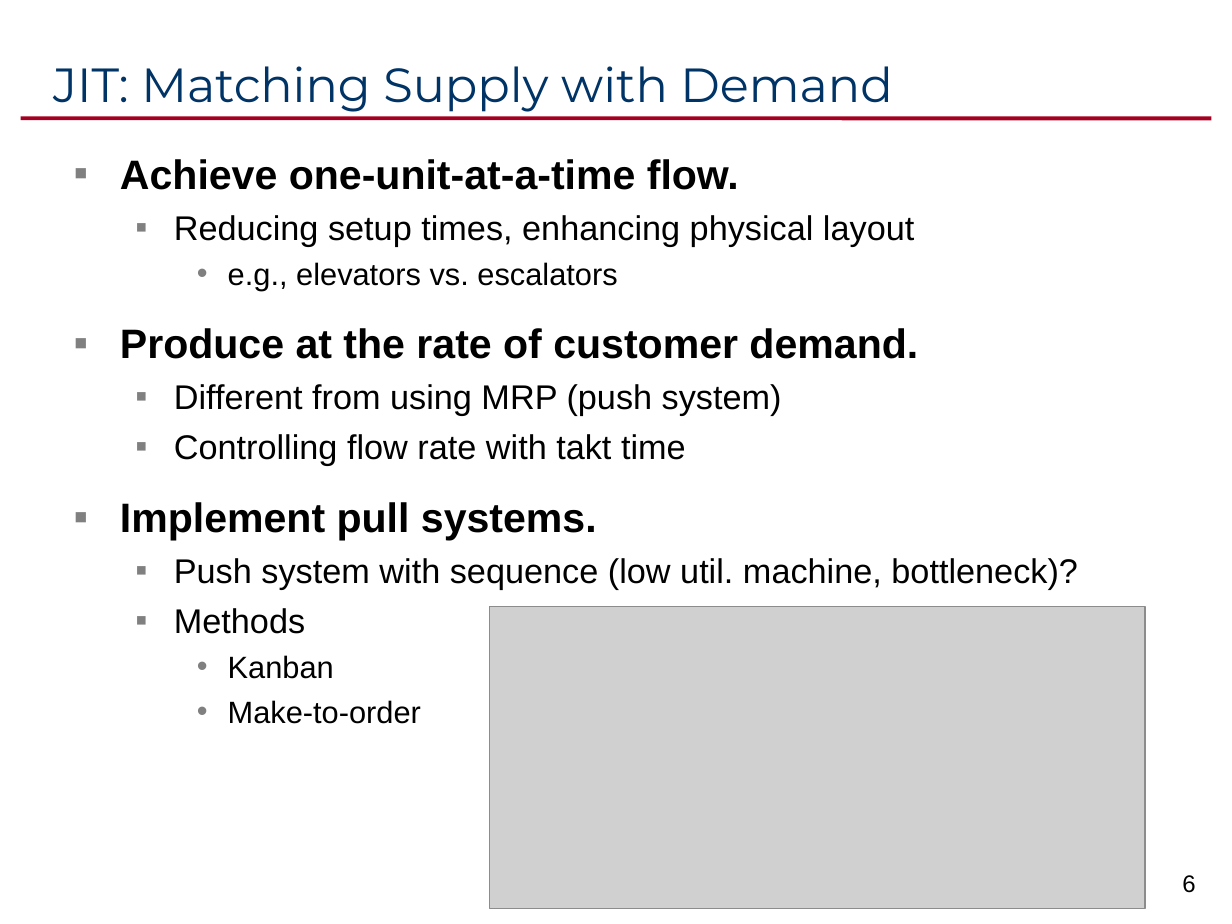
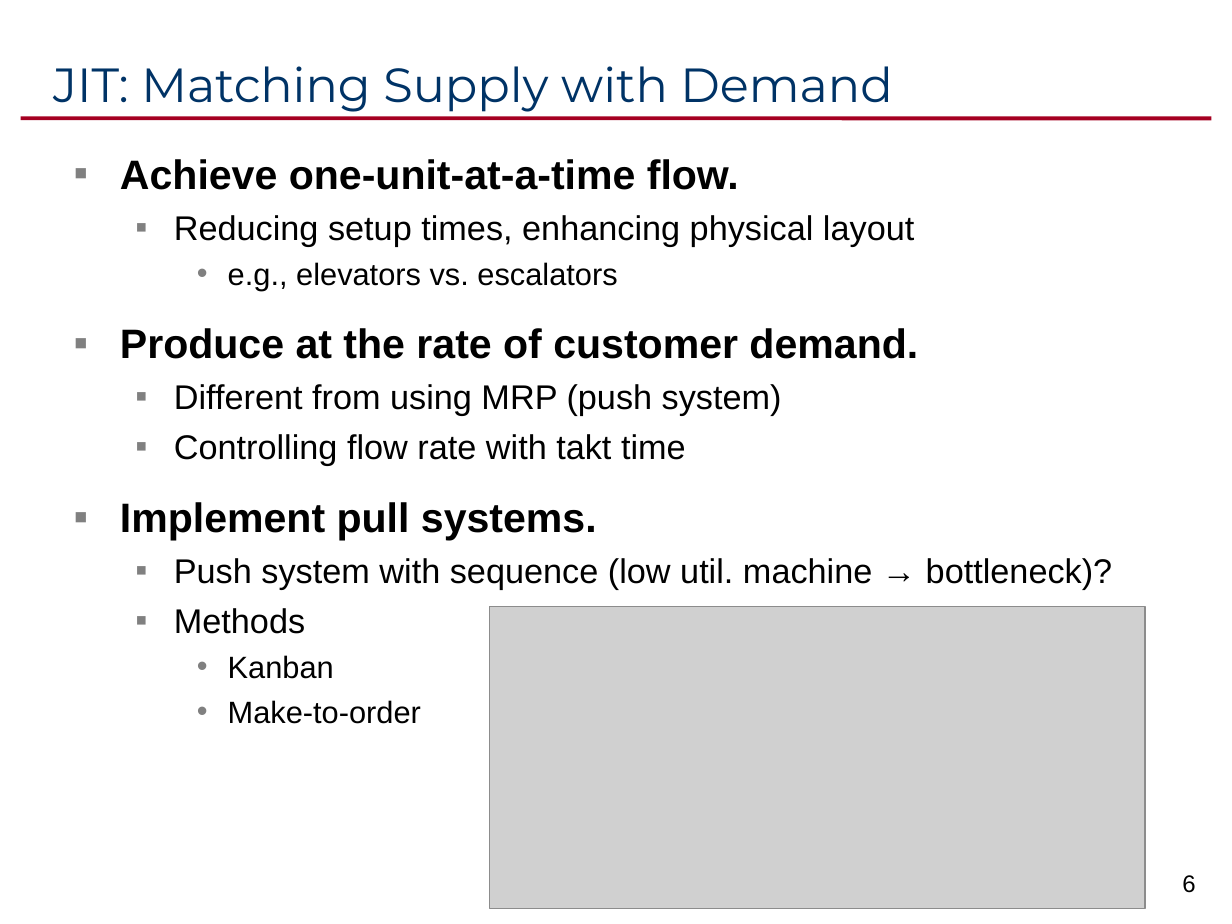
Before and after one commit to ikelab/courses, a slide deck: slide 6 of pm2016/c11.ppt. Drawn at 1232x924 pixels with LibreOffice and Linux fonts; fonts in the diff are those of the drawing; grey boxes stand for pictures. Boxes give left, top, right and bottom in pixels: in the first picture for what was removed or moved away, otherwise in the second. Text is boxed around its words. In the diff, an @@ line names an element or a change of style, - is before the commit and + after.

Commit message:
Ch. 11 revision.

```diff
--- a/pm2016/c11.ppt
+++ b/pm2016/c11.ppt
@@ text at [174, 558, 1113, 590]: text changed @@
-  ▪ Push system with sequence (low util. machine, bottleneck)?
+  ▪ Push system with sequence (low util. machine → bottleneck)?
```
Also in this commit, not shown: 1 other slide changed.
